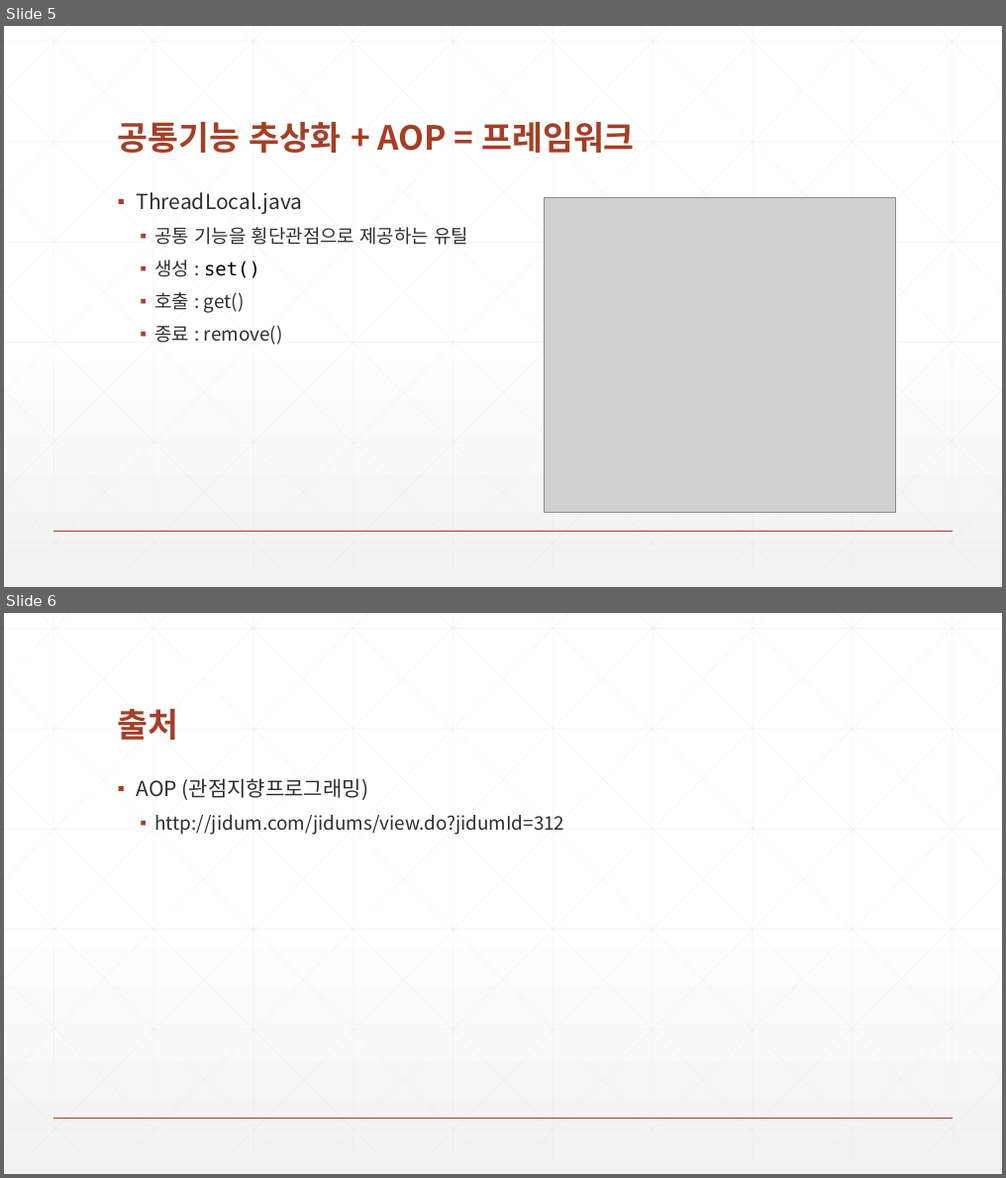
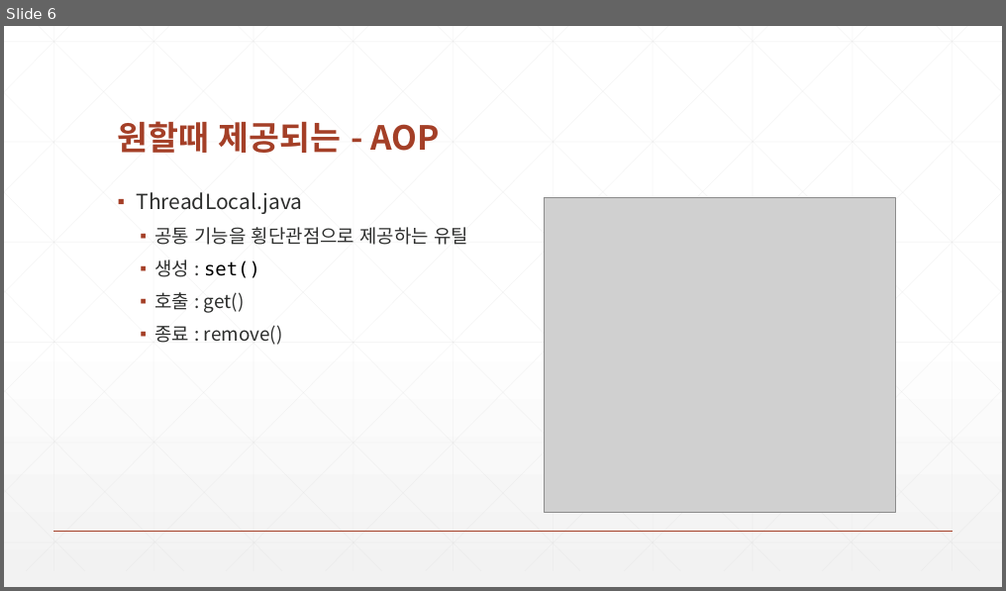
Before and after one commit to zeroshift01/code5, a slide deck: inflearn02/doc/교재.pptx. Shown one above the other, each under a label of ours: slides 5 and 6 before the commit, slide 6 after it. The pictures are 1006x1178 and 1006x591 pixels, drawn with LibreOffice and Linux fonts; fonts in the diff are those of the drawing; grey boxes stand for pictures. Boxes give left, top, right and bottom in pixels: in the first picture for what was removed or moved away, otherwise in the second. Text is boxed around its words. In the diff, an @@ line names an element or a change of style, - is before the commit and + after.

```diff
--- a/inflearn02/doc/교재.pptx
+++ b/inflearn02/doc/교재.pptx
@@ slide 6 removed at (4, 613, 1002, 1174), background gradient #FFFFFF to #F2F2F2; not listed: 47 template elements that a slide beside it also shows @@
@@ title removed at (118, 708, 179, 740) @@
-출처
@@ text removed at (137, 778, 564, 835) @@
-▪ AOP (관점지향프로그래밍)
-  ▪ http://jidum.com/jidums/view.do?jidumId=312
@@ what was slide 5 is now slide 6 @@
@@ slide 6 changed as well @@
@@ title at (118, 121, 439, 153): text changed @@
-공통기능 추상화 + AOP = 프레임워크
+원할때 제공되는 - AOP
```
Also in this commit, not shown: 4 other slides changed, 2 slides added.
